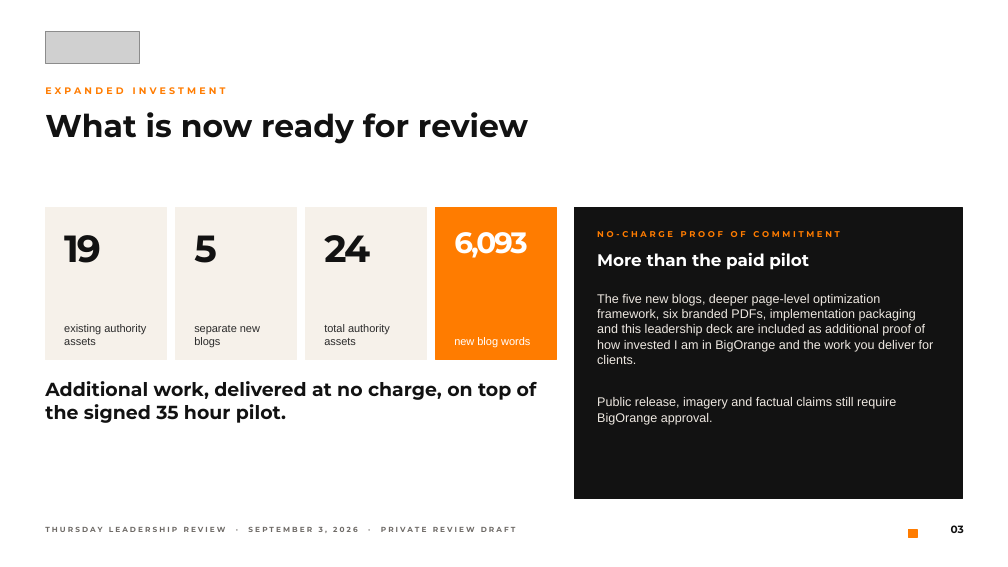
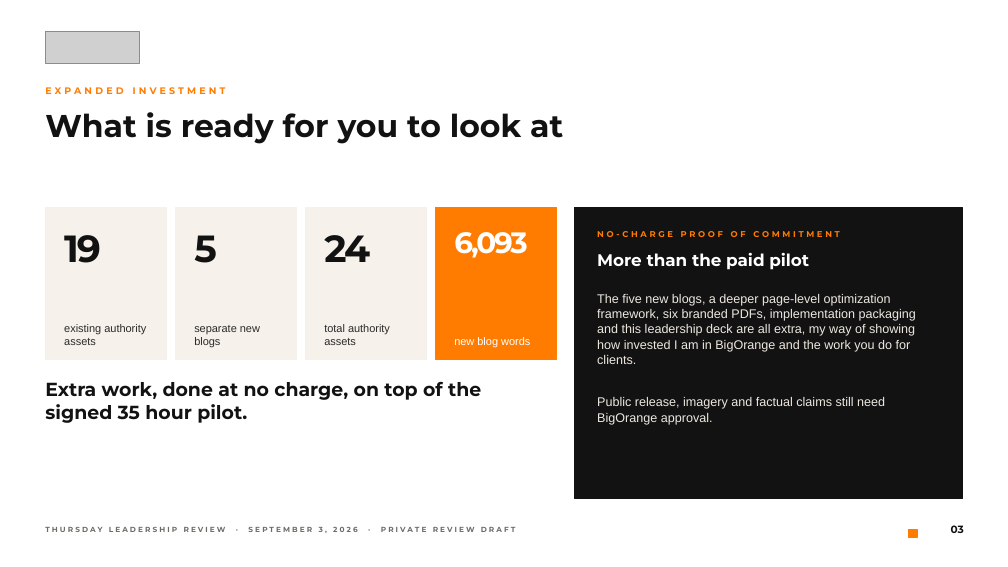
Before and after one commit to dillonmohr8777/client-operations-canonical, a slide deck: slide 3 of clients/bigorange-marketing/deliverables/2026-09-02-wordpress-growth-package-redesign/BigOrange-Thursday-WordPress-Growth-Review-2026-09-03.pptx. Drawn at 1008x567 pixels with LibreOffice and Linux fonts; fonts in the diff are those of the drawing; grey boxes stand for pictures. Boxes give left, top, right and bottom in pixels: in the first picture for what was removed or moved away, otherwise in the second. Text is boxed around its words. In the diff, an @@ line names an element or a change of style, - is before the commit and + after.

```diff
--- a/clients/bigorange-marketing/deliverables/2026-09-02-wordpress-growth-package-redesign/BigOrange-Thursday-WordPress-Growth-Review-2026-09-03.pptx
+++ b/clients/bigorange-marketing/deliverables/2026-09-02-wordpress-growth-package-redesign/BigOrange-Thursday-WordPress-Growth-Review-2026-09-03.pptx
@@ text at [45, 112, 563, 144]: text changed @@
-What is now ready for review
+What is ready for you to look at
@@ text at [597, 294, 916, 425]: text changed @@
-The five new blogs, deeper page-level optimization framework, six branded PDFs, implementation packaging and this leadership deck are included as additional proof of how invested I am in BigOrange and the work you deliver for clients.
-Public release, imagery and factual claims still require BigOrange approval.
+The five new blogs, a deeper page-level optimization framework, six branded PDFs, implementation packaging and this leadership deck are all extra, my way of showing how invested I am in BigOrange and the work you do for clients.
+Public release, imagery and factual claims still need BigOrange approval.
@@ text at [45, 382, 481, 423]: text changed @@
-Additional work, delivered at no charge, on top of the signed 35 hour pilot.
+Extra work, done at no charge, on top of the signed 35 hour pilot.
```
Also in this commit, not shown: 13 other slides changed, 18 other files.
